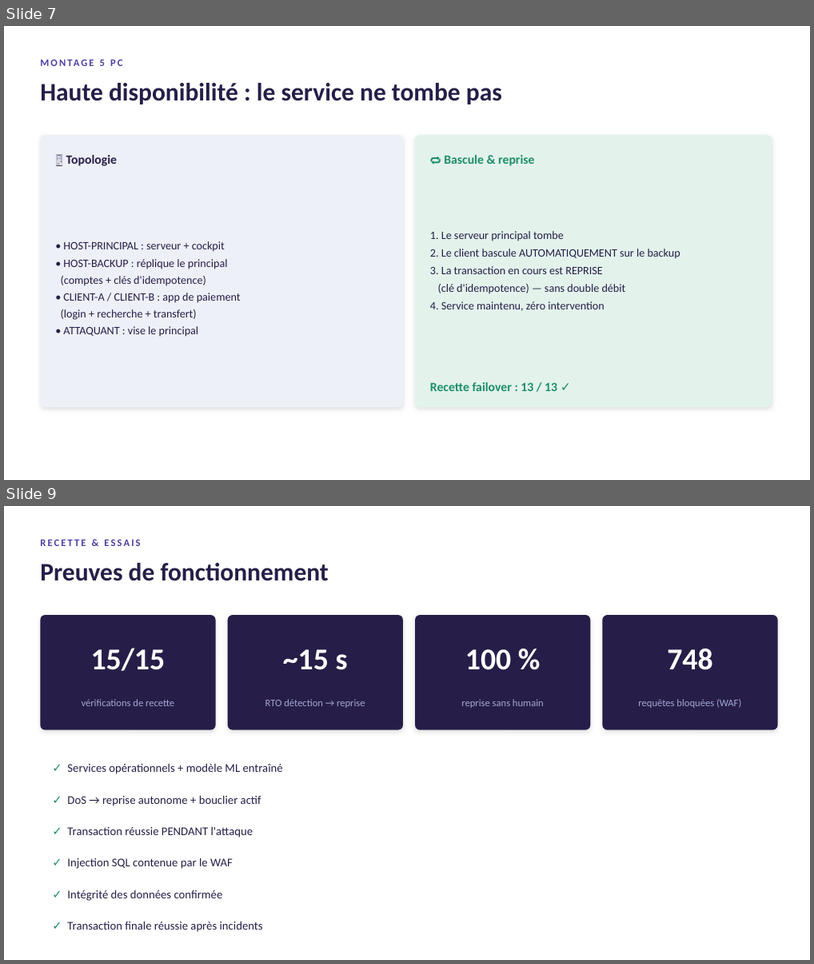
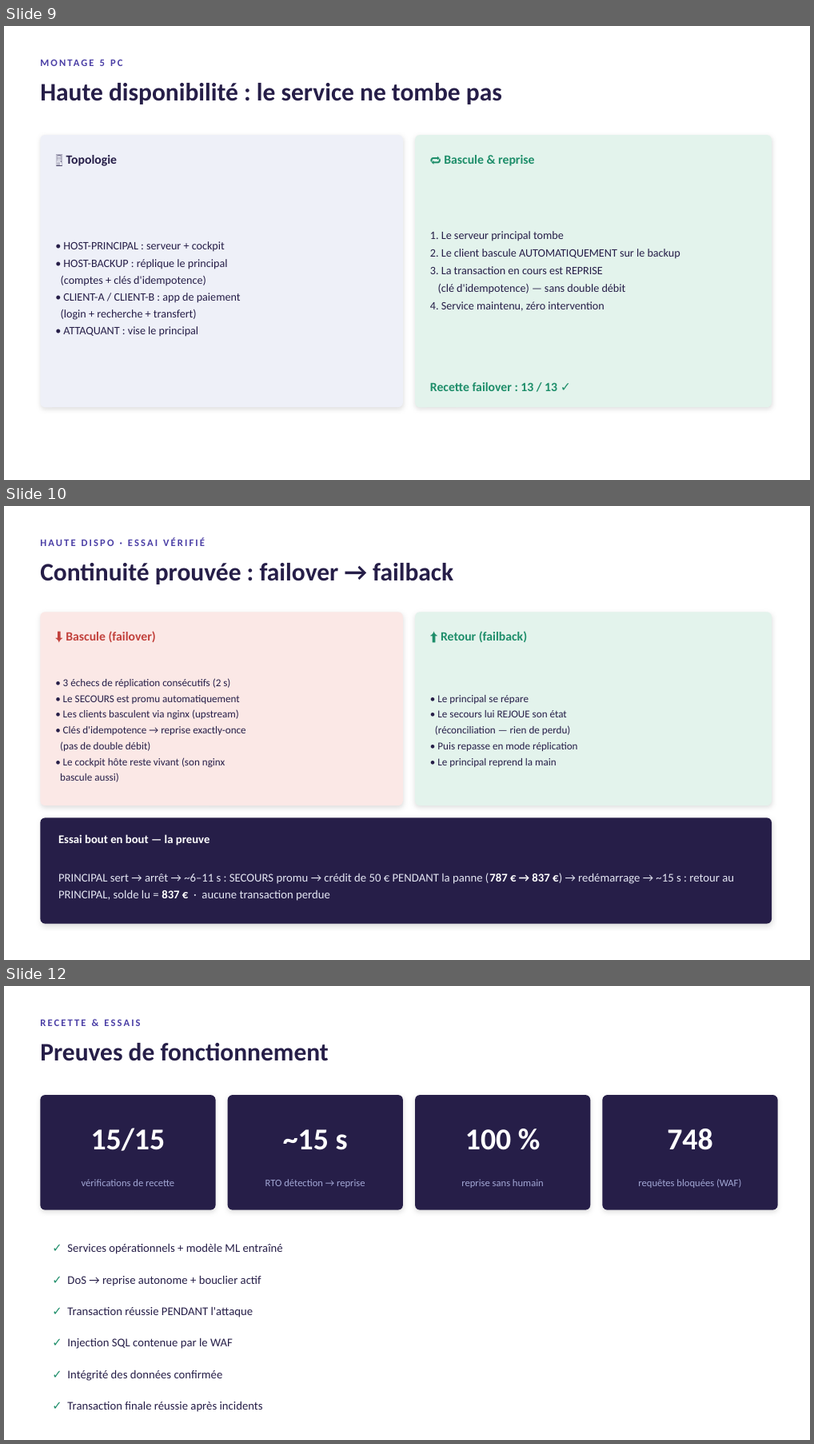
Before and after one commit to bigwihodari/Resilience-Alpha, a slide deck: livrables/Presentation-RESILIENCE-ALPHA.pptx. Shown one above the other, each under a label of ours: slides 7 and 9 before the commit, slides 9, 10 and 12 after it; the slides between them are not shown. The pictures are 814x964 and 814x1444 pixels, drawn with LibreOffice and Linux fonts; fonts in the diff are those of the drawing. Boxes give left, top, right and bottom in pixels: in the first picture for what was removed or moved away, otherwise in the second. Text is boxed around its words. In the diff, an @@ line names an element or a change of style, - is before the commit and + after.

```diff
--- a/livrables/Presentation-RESILIENCE-ALPHA.pptx
+++ b/livrables/Presentation-RESILIENCE-ALPHA.pptx
@@ slide 10 added at bbox=[4, 506, 810, 960], background #FFFFFF @@
@@ text added at bbox=[40, 537, 205, 546], 12 pt, text #4B3FA6, bold @@
+HAUTE DISPO · ESSAI VÉRIFIÉ
@@ text added at bbox=[40, 563, 454, 584], 30 pt, text #261E48, bold @@
+Continuité prouvée : failover → failback
@@ rounded rectangle added at bbox=[40, 612, 403, 805], fill #FBE8E6 @@
@@ rounded rectangle added at bbox=[415, 612, 772, 805], fill #E3F3EC @@
@@ text added at bbox=[66, 631, 156, 642], 15 pt, text #C2413C, bold @@
+⬇️ Bascule (failover)
@@ text added at bbox=[441, 631, 527, 642], 15 pt, text #1E8E6A, bold @@
+⬆️ Retour (failback)
@@ text added at bbox=[60, 678, 246, 782], 12.5 pt, text #261E48 @@
+• 3 échecs de réplication consécutifs (2 s)
+• Le SECOURS est promu automatiquement
+• Les clients basculent via nginx (upstream)
+• Clés d'idempotence → reprise exactly-once
+(pas de double débit)
+• Le cockpit hôte reste vivant (son nginx
+bascule aussi)
@@ text added at bbox=[435, 695, 578, 767], 12.5 pt, text #261E48 @@
+• Le principal se répare
+• Le secours lui REJOUE son état
+(réconciliation — rien de perdu)
+• Puis repasse en mode réplication
+• Le principal reprend la main
@@ rounded rectangle added at bbox=[40, 817, 772, 924], fill #261E48 @@
@@ text added at bbox=[58, 834, 210, 845], 14 pt, text #FFFFFF, bold @@
+Essai bout en bout — la preuve
@@ text added at bbox=[58, 872, 734, 900], 14 pt, text #E4E6F3 @@
+PRINCIPAL sert → arrêt → ~6–11 s : SECOURS promu → crédit de 50 € PENDANT la panne (787 € → 837 €) → redémarrage → ~15 s : retour au PRINCIPAL, solde lu = 837 € · aucune transaction perdue
@@ what was slide 7 is now slide 9 @@
@@ what was slide 9 is now slide 12 @@
```
Also in this commit, not shown: 2 slides changed, 2 other slides added, 4 other files.
